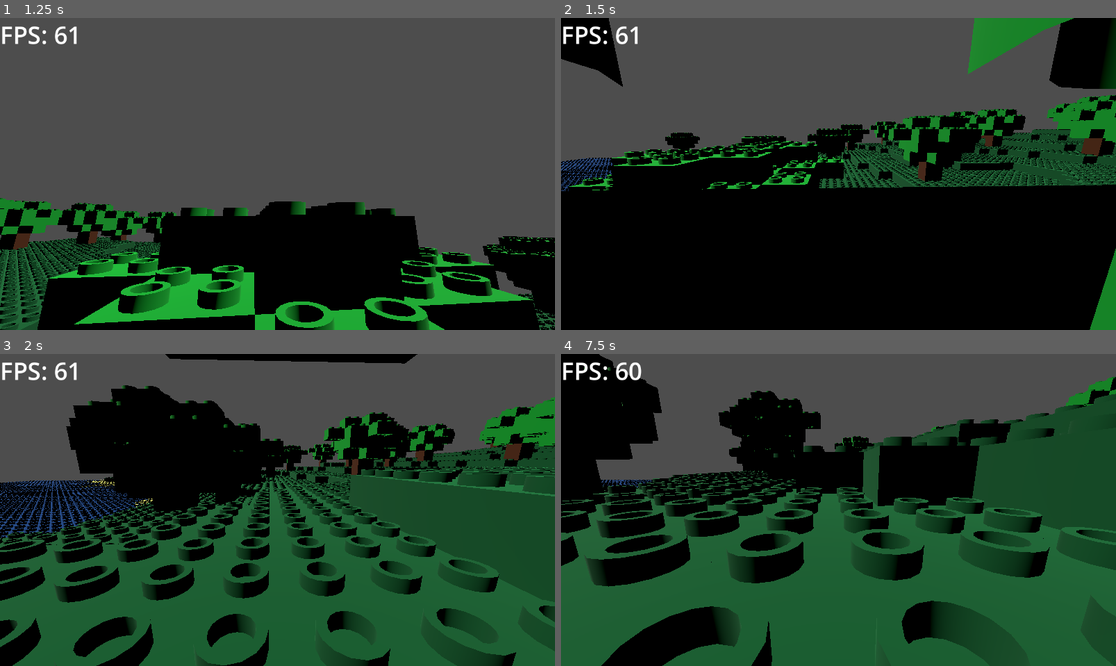
Above: before the commit, frames 1-4 (two rows, left to right).
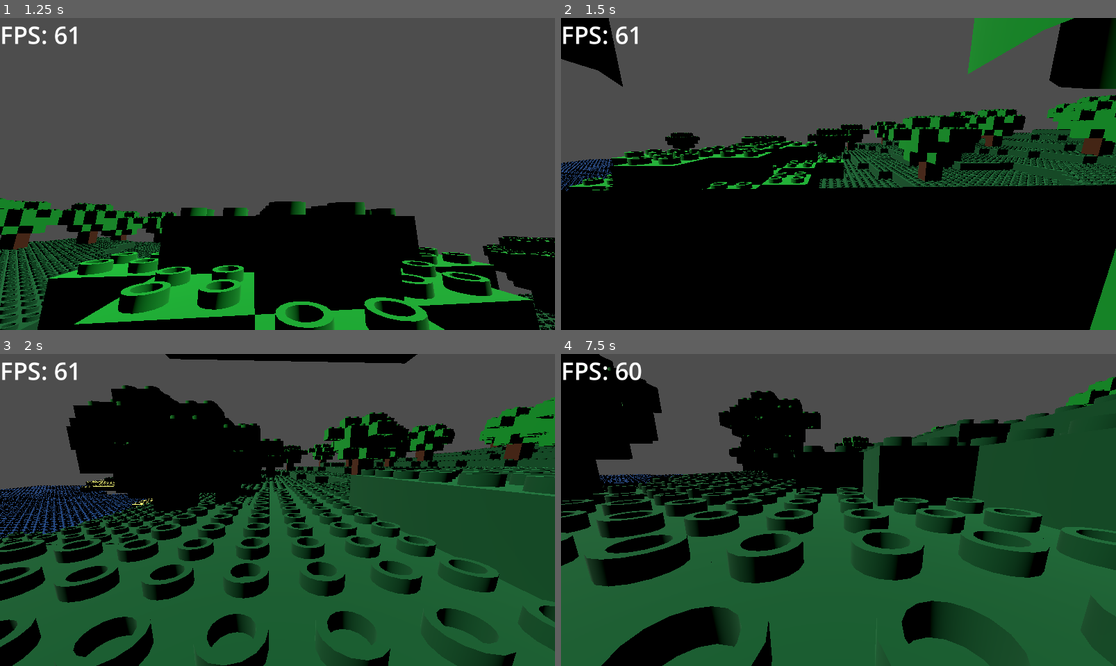
Above: after the commit, the same moments.

Repository: AlbinHorlaville/open-world-lego
Game: Godot game, scene res://levels/main.tscn
Same seed, same stepped clock (60 frames per second), same inputs: the game is played once before the commit and once after it.
Inputs (mouse positions are in pixels of both pictures, inside the frame that each line leads up to):
- Up to frame 1 (1.25 s): move the mouse to (399, 158) at 0.52 s; hold D (move_right) from 0.53 s (still down); tap Space (jump) at 0.77 s
- Up to frame 2 (1.5 s): move the mouse to (727, 189) at 1.27 s; release D (move_right) at 1.28 s; hold S (move_back) from 1.28 s (still down)
- Up to frame 3 (2 s): keep holding S (move_back); tap Space (jump) at 1.52 s
- Up to frame 4 (7.5 s): move the mouse to (894, 441) at 2.02 s; release S (move_back) at 2.03 s; hold D (move_right) 2.03-2.78 s; move the mouse to (810, 572) at 2.77 s; hold Z (move_forward) 2.78-3.53 s; tap Space (jump) at 3.02, 3.77, 4.52, 6.02, 6.77 s; move the mouse to (1005, 556) at 3.52 s; hold Q (move_left) 3.53-5.03 s; move the mouse to (672, 463) at 4.27 s; move the mouse to (866, 510) at 5.02 s; hold S (move_back) 5.03-5.78 s; move the mouse to (755, 432) at 5.77 s; hold D (move_right) 5.78-6.53 s; move the mouse to (960, 494) at 6.52 s; hold Z (move_forward) 6.53-7.28 s; move the mouse to (727, 525) at 7.27 s; hold D (move_right) from 7.28 s (still down)

Frame 1 is identical in both runs. In frame 2, 0.4% of the frame differs, in the area x 0-10%, y 44-56%; in frame 3, 1.9%, in the area x 0-27%, y 40-60%; in frame 4, 0.3%.

Commit message:
commit 1

Diff:
--- /dev/null
+++ b/OpenWorldLego/blocks/water.gd
@@ -0,0 +1,13 @@
+extends StaticBody3D
+var k:int
+func _ready() -> void:
+	k+=1
+	# get the instance
+	var mesh_inst = $brick_2x2.get_child(0)
+	# Assign the material
+	mesh_inst.set_surface_override_material(0, load("res://materials/Water.tres"))
+
+func _process(delta: float) -> void:
+
+	position.y = (2*sin(delta*(position.x+k)) + 2*sin(delta*(position.z+k)))/2
+	k+=1
--- /dev/null
+++ b/OpenWorldLego/blocks/water.tscn
@@ -0,0 +1,17 @@
+[gd_scene load_steps=4 format=3 uid="uid://dcs4b3k4vj2hd"]
+
+[ext_resource type="Script" path="res://blocks/water.gd" id="1_kbj6e"]
+[ext_resource type="PackedScene" uid="uid://cs8h5mvrffj1w" path="res://assets/brick_2x2.dae" id="1_l6v6h"]
+
+[sub_resource type="BoxShape3D" id="BoxShape3D_n6u0t"]
+
+[node name="Water" type="StaticBody3D"]
+script = ExtResource("1_kbj6e")
+
+[node name="CollisionShape3D" type="CollisionShape3D" parent="."]
+shape = SubResource("BoxShape3D_n6u0t")
+
+[node name="brick_2x2" parent="." instance=ExtResource("1_l6v6h")]
+transform = Transform3D(62.5, 0, 0, 0, 62.5, 0, 0, 0, 62.5, 0, 0, 0)
+
+[editable path="brick_2x2"]
--- a/OpenWorldLego/levels/chunk.gd
+++ b/OpenWorldLego/levels/chunk.gd
@@ -1,6 +1,7 @@
 extends Node
 
 @export var dirt_scene: PackedScene
+@export var water_scene: PackedScene
 @export var tree_scene: PackedScene
 @export var color_dirt: Material
 @export var color_water: Material
@@ -31,41 +32,43 @@
 	coordChunk = Vector2(x, y)
 	for i in range(tailleChunk):
 		for j in range(tailleChunk):
-			var block = dirt_scene.instantiate()
+			var block
 
 			# Add 0.3 because we want more dirt than water on our map
 			var currentPN = 0.3+perlin_noise.get_noise_2d(x*tailleChunk+i, y*tailleChunk+j)
 
 			# WATER
 			if currentPN < -0.05: # 0.5 permit to have few blocks of sand between dirt and water
-				block.changeMaterial(color_water)
+				block = water_scene.instantiate()
 				block.position = Vector3(x*tailleChunk+i, 0, y*tailleChunk+j)
 			# SAND
-			elif currentPN < 0:
-				block.changeMaterial(color_sand)
-				block.position = Vector3(x*tailleChunk+i, int(currentPN*10+1)*hlego, y*tailleChunk+j)
-			# DIRT
 			else:
-				# fill the ground of dirt to dig into it
-				for k in range(0, int(currentPN*10+1)):
+				block = dirt_scene.instantiate()
+				if currentPN < 0:
+					block.changeMaterial(color_sand)
+					block.position = Vector3(x*tailleChunk+i, int(currentPN*10+1)*hlego, y*tailleChunk+j)
+				# DIRT
+				else:
+					# fill the ground of dirt to dig into it
+					for k in range(0, int(currentPN*10+1)):
+						block.changeMaterial(color_dirt)
+						block.position = Vector3(x*tailleChunk+i, k*hlego, y*tailleChunk+j)
+						block.set_visible(false)
+						add_child(block)
+						block = dirt_scene.instantiate()
+					# TREE
+					k_TabRandom+=1
+					if k_TabRandom==100:
+						k_TabRandom = 0
+					# Plant a tree (1 chance per 100)
+					if TabRandom[k_TabRandom]==TabRandom[0]:
+						var tree = tree_scene.instantiate()
+						tree.position = Vector3(tailleChunk*x+i, int(currentPN*10)*hlego, tailleChunk*y+j)
+						add_child(tree)
+					# Block at the surface
 					block.changeMaterial(color_dirt)
-					block.position = Vector3(x*tailleChunk+i, k*hlego, y*tailleChunk+j)
-					block.set_visible(false)
-					add_child(block)
-					block = dirt_scene.instantiate()
-				# TREE
-				k_TabRandom+=1
-				if k_TabRandom==100:
-					k_TabRandom = 0
-				# Plant a tree (1 chance per 100)
-				if TabRandom[k_TabRandom]==TabRandom[0]:
-					var tree = tree_scene.instantiate()
-					tree.position = Vector3(tailleChunk*x+i, int(currentPN*10)*hlego, tailleChunk*y+j)
-					add_child(tree)
-				# Block at the surface
-				block.changeMaterial(color_dirt)
-				block.position = Vector3(x*tailleChunk+i, int(currentPN*10+1)*hlego, y*tailleChunk+j)
-				block.set_visible(true)
+					block.position = Vector3(x*tailleChunk+i, int(currentPN*10+1)*hlego, y*tailleChunk+j)
+					block.set_visible(true)
 			add_child(block)
 
 func getCoordChunk():
--- a/OpenWorldLego/levels/chunk.tscn
+++ b/OpenWorldLego/levels/chunk.tscn
@@ -1,8 +1,9 @@
-[gd_scene load_steps=7 format=3 uid="uid://b41qnafv5nqn0"]
+[gd_scene load_steps=8 format=3 uid="uid://b41qnafv5nqn0"]
 
 [ext_resource type="Script" path="res://levels/chunk.gd" id="1_e3x7a"]
 [ext_resource type="PackedScene" uid="uid://dkm25wxado0qi" path="res://blocks/dirt.tscn" id="2_se7qp"]
 [ext_resource type="PackedScene" uid="uid://ccchkqqsmlq6h" path="res://blocks/tree.tscn" id="3_3ntne"]
+[ext_resource type="PackedScene" uid="uid://dcs4b3k4vj2hd" path="res://blocks/water.tscn" id="3_m2678"]
 [ext_resource type="Material" uid="uid://pygg26tm1qwr" path="res://materials/Grass.tres" id="4_oetqn"]
 [ext_resource type="Material" uid="uid://bbdimn0hbr55g" path="res://materials/Water.tres" id="5_oniqs"]
 [ext_resource type="Material" uid="uid://bvlh5xukgd2ik" path="res://materials/Sand.tres" id="6_v8esd"]
@@ -10,6 +11,7 @@
 [node name="Chunk" type="Node3D"]
 script = ExtResource("1_e3x7a")
 dirt_scene = ExtResource("2_se7qp")
+water_scene = ExtResource("3_m2678")
 tree_scene = ExtResource("3_3ntne")
 color_dirt = ExtResource("4_oetqn")
 color_water = ExtResource("5_oniqs")
